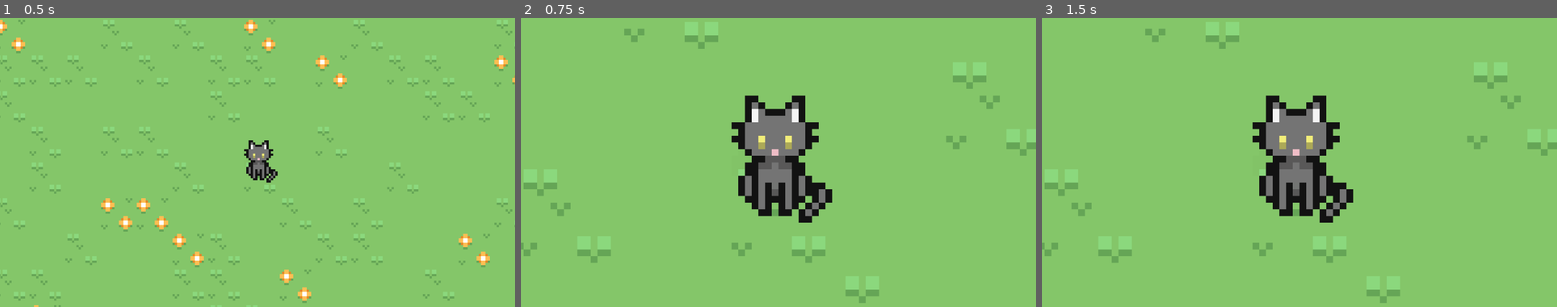
Above: before the commit, frames 1-3 (left to right).
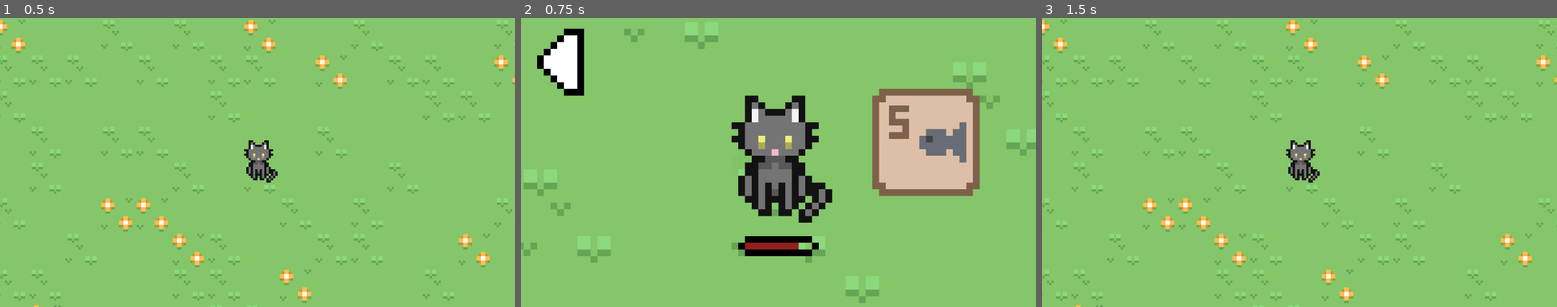
Above: after the commit, the same moments.

Repository: alisha356/Major-Project-2025---Paw-Pals
Game: Godot game, scene res://Room 1.tscn
Two runs of this game, one before a commit and one after it. Both use one fixed random seed, a clock stepped at 60 frames per second and the inputs below.
Inputs (mouse positions are in pixels of both pictures, inside the frame that each line leads up to):
- Up to frame 1 (0.5 s): no input
- Up to frame 2 (0.75 s): click (778, 159) at 0.5 s
- Up to frame 3 (1.5 s): click (1083, 61) at 1.27 s

Frame 1 is identical in both runs. In frame 2, 10% of the frame differs, in the area x 3-90%, y 3-83%; in frame 3, 9.9%.

Commit message:
Food and back arrow
Added a back arrow in the top left corner of the "zoomed in" screen, as well as displaying the fish in a frame (and the amount) on the other side of the cat.

Diff:
--- a/Cat Screen.tscn
+++ b/Cat Screen.tscn
@@ -1,7 +1,13 @@
-[gd_scene load_steps=5 format=3 uid="uid://cxhhpcq0mbn"]
+[gd_scene load_steps=11 format=3 uid="uid://cxhhpcq0mbn"]
 
 [ext_resource type="Texture2D" uid="uid://day0avbe6c6wq" path="res://Assets/tilemap.png" id="1_fkxn3"]
 [ext_resource type="PackedScene" uid="uid://bqk8gdvdeyyl7" path="res://Dark Grey Cat.tscn" id="1_vs13p"]
+[ext_resource type="Texture2D" uid="uid://c7cmcnc4ds0rv" path="res://Assets/8 hunger.png" id="3_n6hgm"]
+[ext_resource type="Texture2D" uid="uid://hmoaj1sdw31a" path="res://Assets/Arrow.png" id="4_pyehd"]
+[ext_resource type="Script" path="res://Exit Arrow.gd" id="5_l0dc3"]
+[ext_resource type="Texture2D" uid="uid://c07fgghbxj15a" path="res://Assets/Frame.png" id="6_r37y6"]
+[ext_resource type="Texture2D" uid="uid://vefil8wnm0en" path="res://Assets/Fish.png" id="7_dhsf0"]
+[ext_resource type="Texture2D" uid="uid://b1uq36ttk8hia" path="res://Assets/5.png" id="8_tywyt"]
 
 [sub_resource type="TileSetAtlasSource" id="TileSetAtlasSource_wwqo1"]
 texture = ExtResource("1_fkxn3")
@@ -155,3 +161,34 @@
 [node name="Camera2D" type="Camera2D" parent="."]
 position = Vector2(232, 112)
 zoom = Vector2(15, 15)
+
+[node name="8Hunger" type="Sprite2D" parent="."]
+position = Vector2(232, 125)
+texture = ExtResource("3_n6hgm")
+
+[node name="Exit Arrow" type="Sprite2D" parent="."]
+position = Vector2(200, 97)
+texture = ExtResource("4_pyehd")
+script = ExtResource("5_l0dc3")
+
+[node name="Button" type="Button" parent="Exit Arrow"]
+offset_left = -4.0
+offset_top = -5.0
+offset_right = 4.0
+offset_bottom = 5.0
+action_mode = 0
+flat = true
+
+[node name="Frame" type="Sprite2D" parent="."]
+position = Vector2(254, 109)
+texture = ExtResource("6_r37y6")
+
+[node name="Fish" type="Sprite2D" parent="."]
+position = Vector2(256, 109)
+texture = ExtResource("7_dhsf0")
+
+[node name="5" type="Sprite2D" parent="."]
+position = Vector2(250, 106)
+texture = ExtResource("8_tywyt")
+
+[connection signal="pressed" from="Exit Arrow/Button" to="Exit Arrow" method="_on_button_pressed"]
--- /dev/null
+++ b/Exit Arrow.gd
@@ -0,0 +1,5 @@
+extends Sprite2D
+
+
+func _on_button_pressed():
+	get_tree().change_scene_to_file("res://Room 1.tscn")
Binary file added: Assets/0.png
Not shown, added: Assets/0.png.import
Binary file added: Assets/1.png
Not shown, added: Assets/1.png.import
Binary file added: Assets/2.png
Not shown, added: Assets/2.png.import
Binary file added: Assets/3.png
Not shown, added: Assets/3.png.import
Binary file added: Assets/4.png
Not shown, added: Assets/4.png.import
Binary file added: Assets/5.png
Not shown, added: Assets/5.png.import
(and 12 more such lines)
